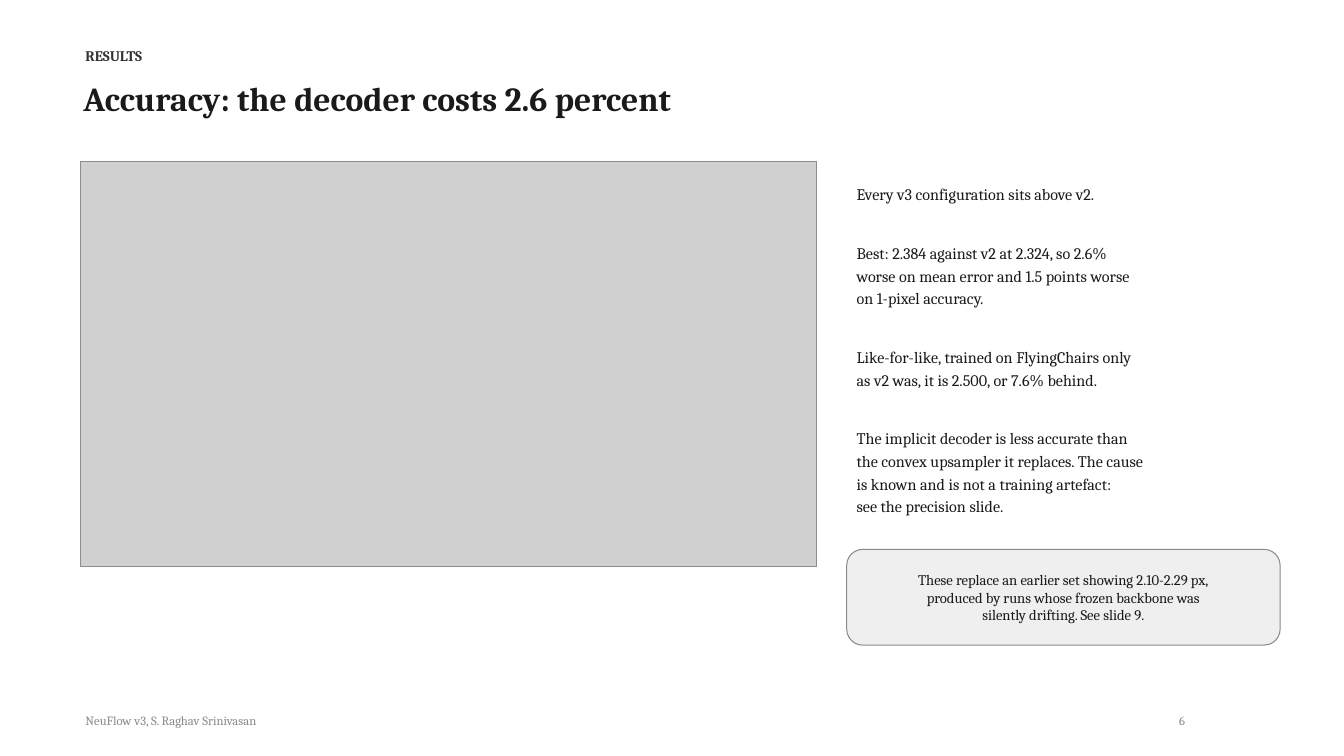
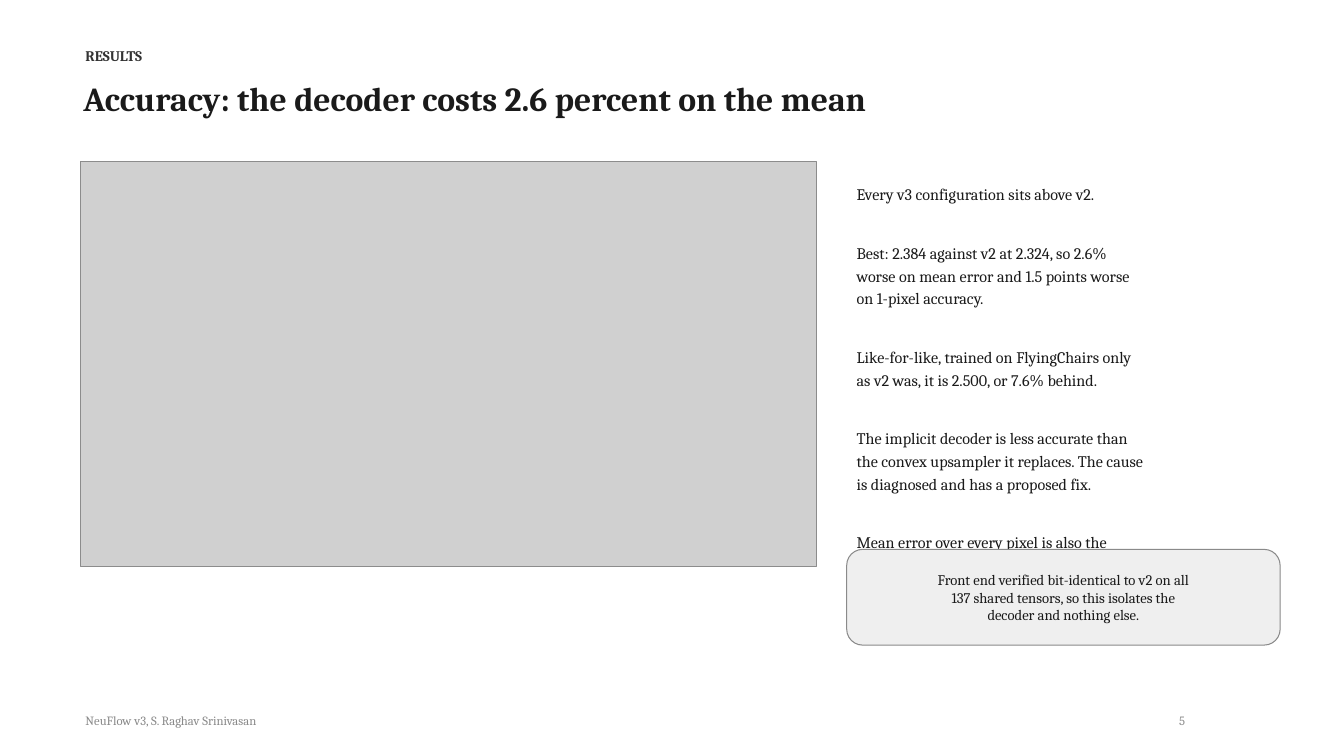
Before and after one commit to shrirag10/Neuflowv3, a slide deck: slide 5 of docs/NeuFlow_v3_status.pptx (slide 6 before the commit). Drawn at 1344x756 pixels with LibreOffice and Linux fonts; fonts in the diff are those of the drawing; grey boxes stand for pictures. Boxes give left, top, right and bottom in pixels: in the first picture for what was removed or moved away, otherwise in the second. Text is boxed around its words. In the diff, an @@ line names an element or a change of style, - is before the commit and + after.

Commit message:
Advisor-meeting deck: drop development chronology, add selective-accuracy slide (2.2x better at 80% coverage)

```diff
--- a/docs/NeuFlow_v3_status.pptx
+++ b/docs/NeuFlow_v3_status.pptx
@@ text at box(83, 87, 866, 119): text changed @@
-Accuracy: the decoder costs 2.6 percent
+Accuracy: the decoder costs 2.6 percent on the mean
@@ text at box(857, 478, 1108, 644): text changed @@
-is known and is not a training artefact:
-see the precision slide.
+is diagnosed and has a proposed fix.
+Mean error over every pixel is also the
+case the decoder is least suited to. Two
+slides on, the same model is twice as
+accurate as v2 over 80 percent of the
+frame, once it is allowed to abstain.
@@ text in rounded rectangle at box(938, 574, 1189, 623): text changed @@
-These replace an earlier set showing 2.10-2.29 px,
-produced by runs whose frozen backbone was
-silently drifting. See slide 9.
+Front end verified bit-identical to v2 on all
+137 shared tensors, so this isolates the
+decoder and nothing else.
```
Also in this commit, not shown: 10 other slides changed, 1 slide added, 2 slides removed, 3 other files.
